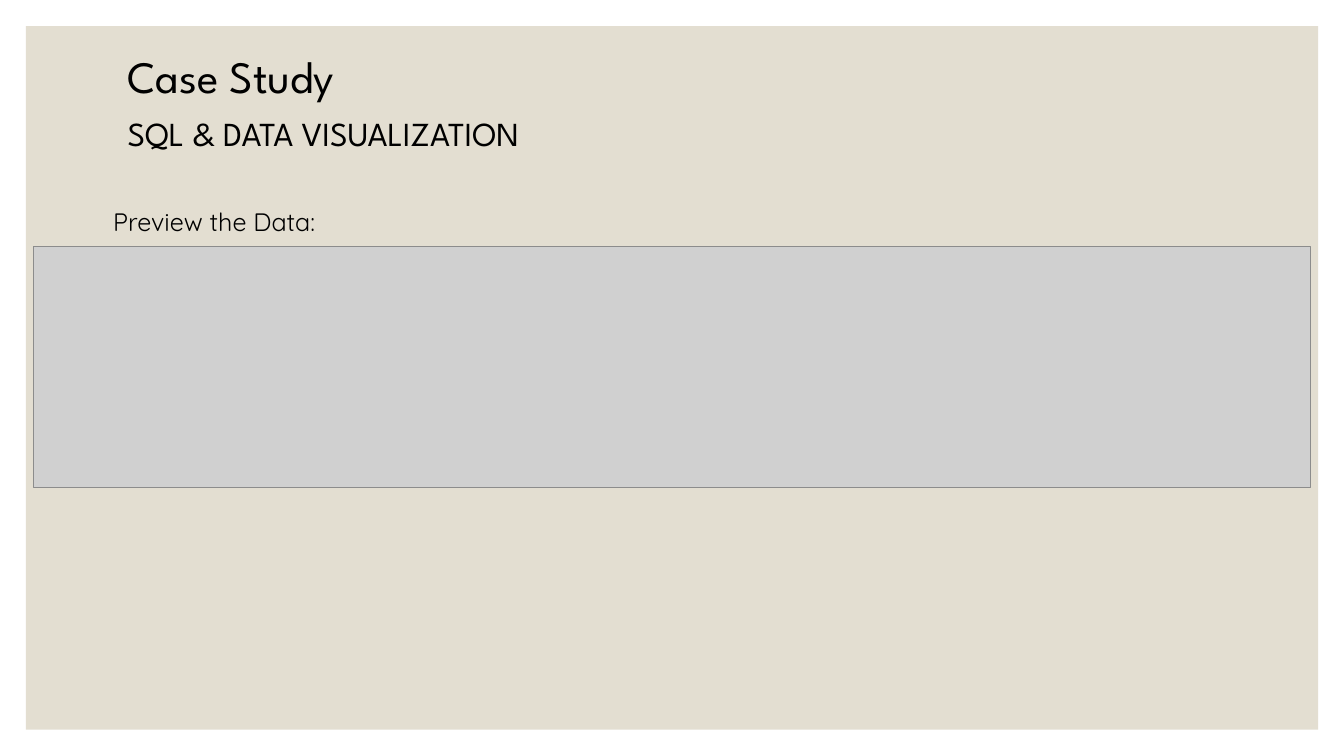
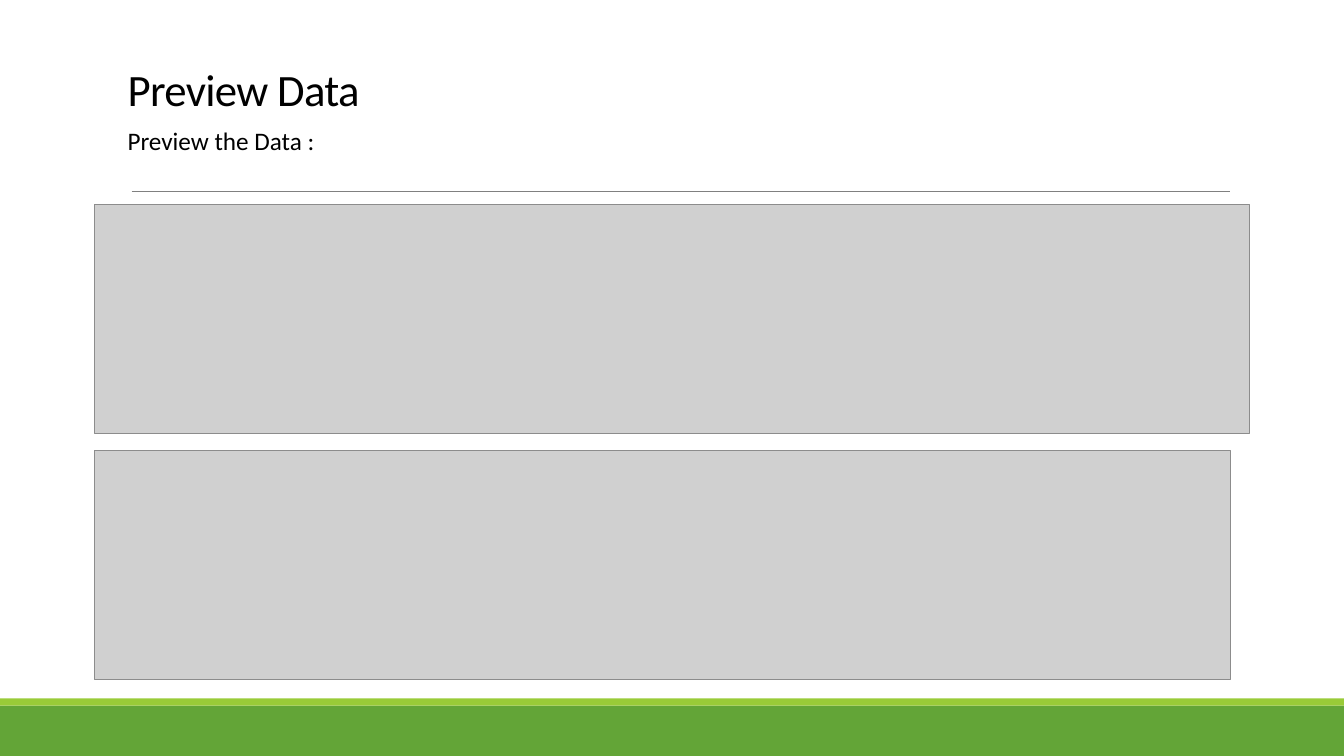
Before and after one commit to damalialutfiani/Assignment1-Data-Analytics-revou, a slide deck: slide 5 of ASSIGNMENT1.pptx (slide 4 before the commit). Drawn at 1344x756 pixels with LibreOffice and Linux fonts; fonts in the diff are those of the drawing; grey boxes stand for pictures. Boxes give left, top, right and bottom in pixels: in the first picture for what was removed or moved away, otherwise in the second. Text is boxed around its words. In the diff, an @@ line names an element or a change of style, - is before the commit and + after.

```diff
--- a/ASSIGNMENT1.pptx
+++ b/ASSIGNMENT1.pptx
@@ rectangle removed at box(26, 26, 1319, 730) @@
@@ title "Preview Data" at box(128, 75, 359, 107): vertical alignment middle to bottom @@
@@ title at box(128, 75, 359, 107): text changed; font League Spartan to Calibri @@
-Case Study
+Preview Data
@@ text at box(128, 132, 302, 150): text changed; font Quicksand to Calibri @@
-Preview the Data:
+Preview the Data :
@@ text removed at box(128, 123, 519, 150) @@
-SQL & DATA VISUALIZATION
@@ picture: place and size @@
-picture at box(33, 246, 1312, 488)
+picture at box(95, 205, 1250, 434)
@@ line added from (132, 192) to (1231, 192), #808080 0.5 pt @@
@@ picture added at box(95, 451, 1231, 681) @@
@@ rectangle added at box(0, 706, 1344, 756), fill #63A537 @@
@@ rectangle added at box(0, 699, 1344, 706), fill #99CB38 @@
```
Also in this commit, not shown: 9 other slides changed, 5 slides added, 5 slides removed.
